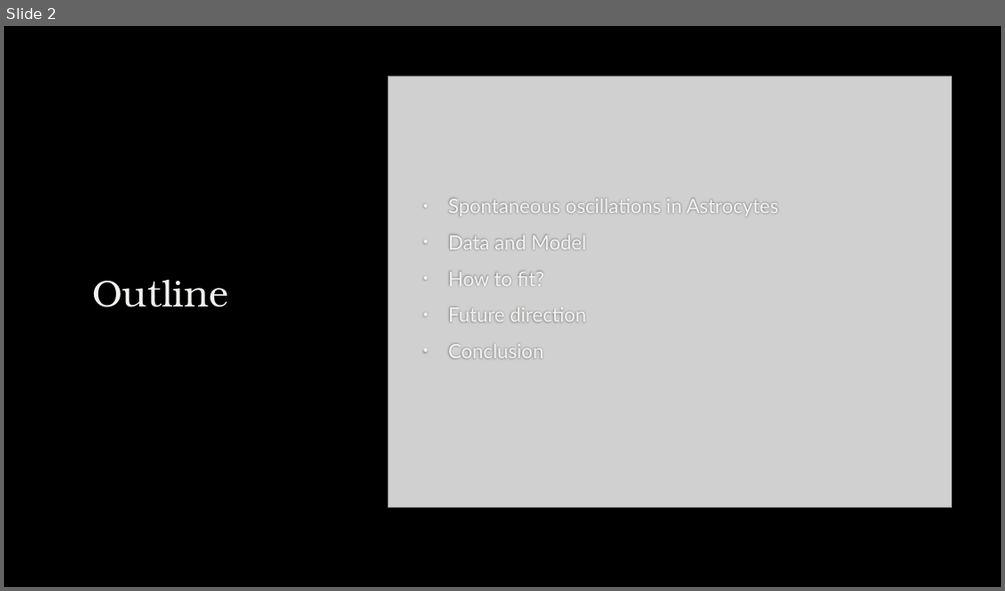
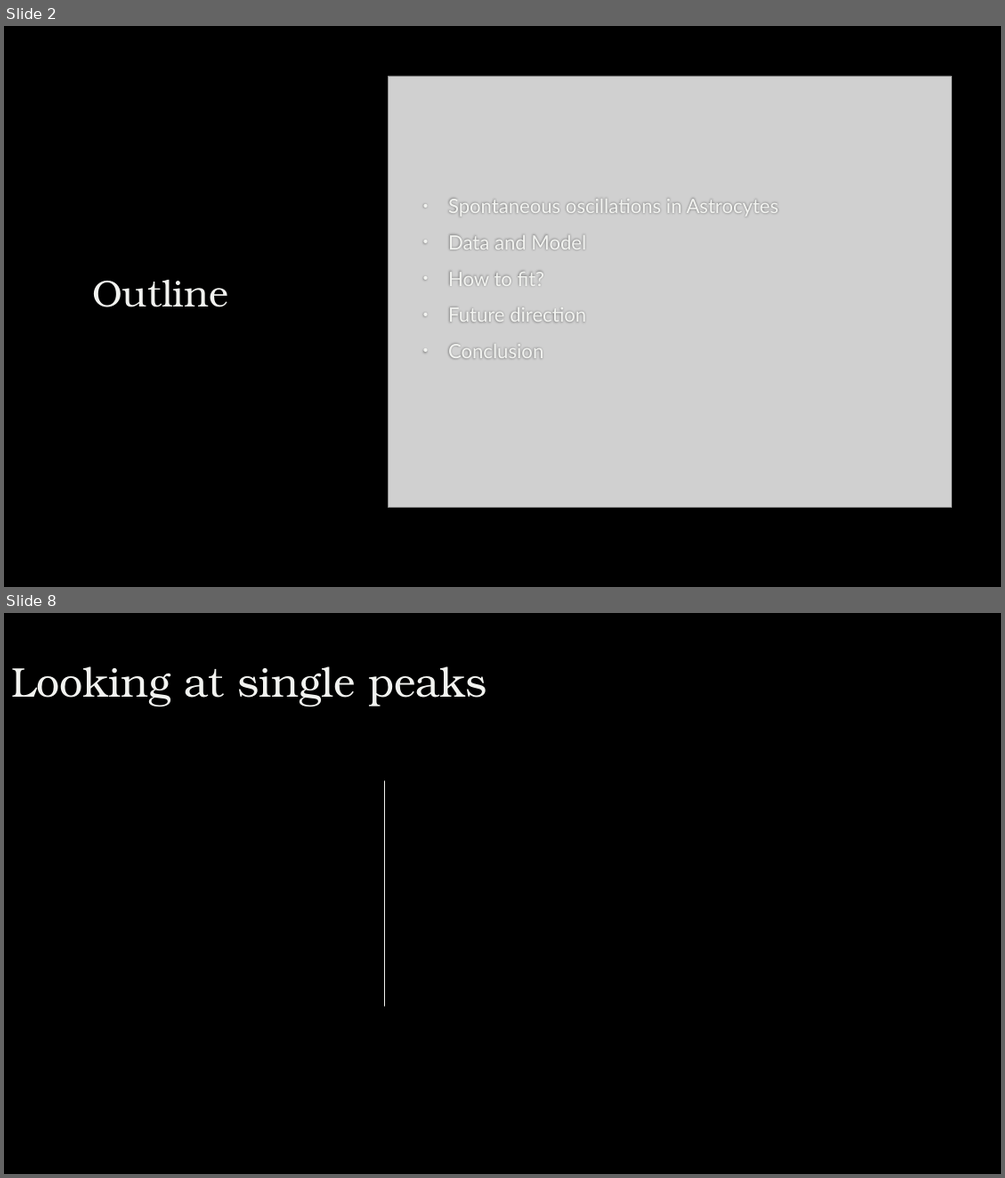
Before and after one commit to ekremdemirboga/modelling-calcium-oscillations-in-astrocytes, a slide deck: final/final.pptx. Shown one above the other, each under a label of ours: slide 2 before the commit, slides 2 and 8 after it; the slides between them are not shown. The pictures are 1005x591 and 1005x1178 pixels, drawn with LibreOffice and Linux fonts; fonts in the diff are those of the drawing; grey boxes stand for pictures; background and template pictures are left out. Boxes give left, top, right and bottom in pixels: in the first picture for what was removed or moved away, otherwise in the second. Text is boxed around its words. In the diff, an @@ line names an element or a change of style, - is before the commit and + after.

Commit message:
added fitPeaks.py for fitting single peaks to the model.

```diff
--- a/final/final.pptx
+++ b/final/final.pptx
@@ slide 8 added at (4,613,1001,1174), background picture (left out) @@
@@ title added at (11,666,488,706), 40 pt, text #F2F3F0 @@
+Looking at single peaks
@@ line added from (385, 781) to (385, 1005), #F2F3F0 1.5 pt @@
```
Also in this commit, not shown: 6 slides changed, 1 other slide added, 18 other files.
